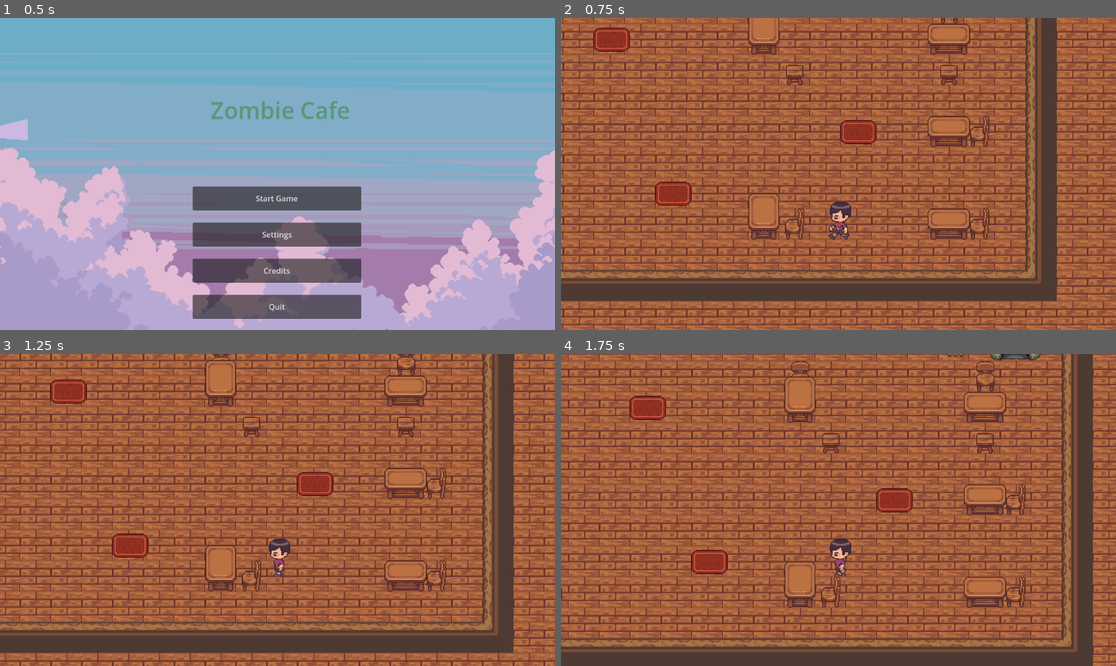
Above: before the commit, frames 1-4 (two rows, left to right).
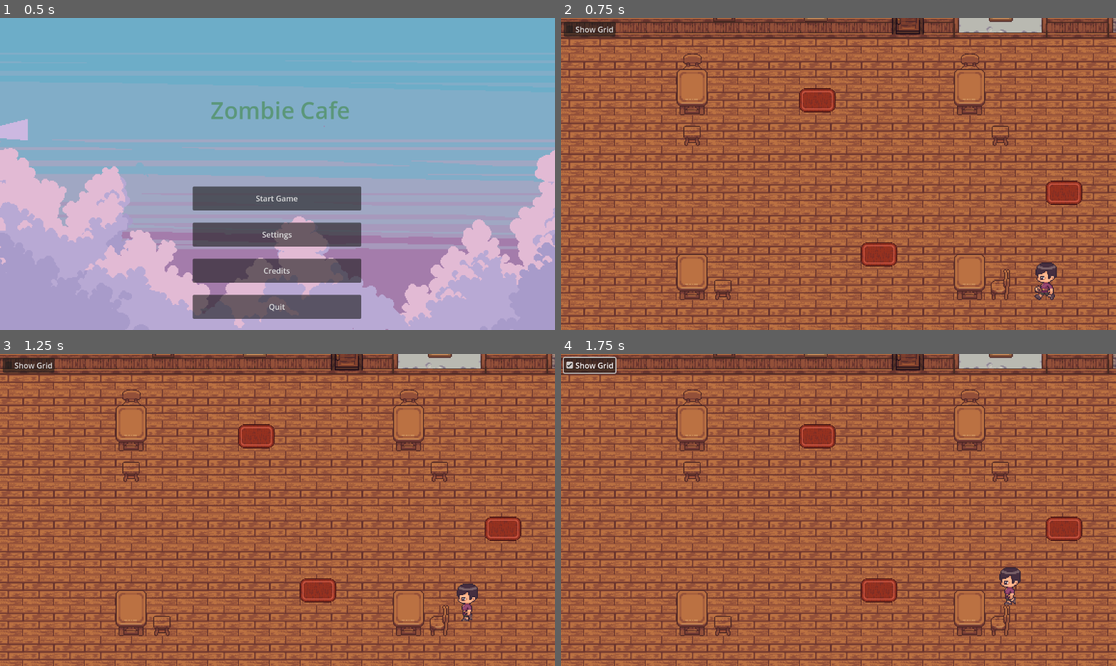
Above: after the commit, the same moments.

Repository: ratgaw/ZombieCafe
Game: Godot game, scene res://Scenes/main_menu.tscn
Two runs of this game, one before a commit and one after it. Both use one fixed random seed, a clock stepped at 60 frames per second and the inputs below.
Inputs (mouse positions are in pixels of both pictures, inside the frame that each line leads up to):
- Up to frame 1 (0.5 s): no input
- Up to frame 2 (0.75 s): click "Start Game" at 0.5 s
- Up to frame 3 (1.25 s): no input
- Up to frame 4 (1.75 s): click (588, 366) at 1.25 s, where only the run after the commit has a clickable "Show Grid"

Frame 1 is identical in both runs. In frame 2, 48% of the frame differs, in the area x 0-100%, y 0-100%; in frame 3, 53%; in frame 4, 55%.
Error after the commit: Invalid access to property or key 'tile_set' on a base object of type 'Nil'. (res://Scripts/cafe_game_screen.gd:14)

Commit message:
Fixing Movement?
Trying to Completely redo movement to be 4 direction, painful.

Diff:
--- a/Main_Menu/Assets/Tiles/cafe_tileset.tres
+++ b/Main_Menu/Assets/Tiles/cafe_tileset.tres
@@ -159,11 +159,17 @@
 texture = ExtResource("3_1qbtk")
 texture_region_size = Vector2i(32, 32)
 4:0/0 = 0
+4:0/0/custom_data_0 = true
 5:0/0 = 0
+5:0/0/custom_data_0 = true
 6:0/0 = 0
+6:0/0/custom_data_0 = true
 7:0/0 = 0
+7:0/0/custom_data_0 = true
 8:0/0 = 0
+8:0/0/custom_data_0 = true
 9:0/0 = 0
+9:0/0/custom_data_0 = true
 10:0/0 = 0
 12:0/0 = 0
 13:0/0 = 0
@@ -172,30 +178,52 @@
 2:1/0 = 0
 3:1/0 = 0
 4:1/0 = 0
+4:1/0/custom_data_0 = true
 5:1/0 = 0
+5:1/0/custom_data_0 = true
 6:1/0 = 0
+6:1/0/custom_data_0 = true
 7:1/0 = 0
+7:1/0/custom_data_0 = true
 9:1/0 = 0
+9:1/0/custom_data_0 = true
 10:1/0 = 0
+10:1/0/custom_data_0 = true
 12:1/0 = 0
+12:1/0/custom_data_0 = true
 4:2/0 = 0
+4:2/0/custom_data_0 = true
 5:2/0 = 0
+5:2/0/custom_data_0 = true
 6:2/0 = 0
+6:2/0/custom_data_0 = true
 7:2/0 = 0
+7:2/0/custom_data_0 = true
 8:2/0 = 0
+8:2/0/custom_data_0 = true
 9:2/0 = 0
+9:2/0/custom_data_0 = true
 10:2/0 = 0
+10:2/0/custom_data_0 = true
 11:2/0 = 0
+11:2/0/custom_data_0 = true
 12:2/0 = 0
+12:2/0/custom_data_0 = true
 10:3/0 = 0
+10:3/0/custom_data_0 = true
 11:3/0 = 0
+11:3/0/custom_data_0 = true
 12:3/0 = 0
+12:3/0/custom_data_0 = true
 1:4/0 = 0
+1:4/0/custom_data_0 = true
 2:5/size_in_atlas = Vector2i(2, 1)
 2:5/0 = 0
 17:6/0 = 0
+17:6/0/custom_data_0 = true
 17:7/size_in_atlas = Vector2i(1, 2)
 17:7/0 = 0
+17:7/0/custom_data_0 = true
 7:8/0 = 0
 8:8/0 = 0
 9:8/0 = 0
@@ -204,32 +232,45 @@
 16:8/0 = 0
 13:1/size_in_atlas = Vector2i(1, 2)
 13:1/0 = 0
+13:1/0/custom_data_0 = true
 2:2/size_in_atlas = Vector2i(2, 3)
 2:2/0 = 0
+2:2/0/custom_data_0 = true
 15:7/size_in_atlas = Vector2i(2, 1)
 15:7/0 = 0
+15:7/0/custom_data_0 = true
 15:6/size_in_atlas = Vector2i(2, 1)
 15:6/0 = 0
+15:6/0/custom_data_0 = true
 14:5/0 = 0
 14:6/0 = 0
 5:3/size_in_atlas = Vector2i(1, 2)
 5:3/0 = 0
+5:3/0/custom_data_0 = true
 6:3/size_in_atlas = Vector2i(1, 2)
 6:3/0 = 0
+6:3/0/custom_data_0 = true
 4:3/size_in_atlas = Vector2i(1, 2)
 4:3/0 = 0
+4:3/0/custom_data_0 = true
 6:5/size_in_atlas = Vector2i(1, 2)
 6:5/0 = 0
+6:5/0/custom_data_0 = true
 5:5/size_in_atlas = Vector2i(1, 2)
 5:5/0 = 0
+5:5/0/custom_data_0 = true
 4:5/size_in_atlas = Vector2i(1, 2)
 4:5/0 = 0
+4:5/0/custom_data_0 = true
 6:7/size_in_atlas = Vector2i(1, 2)
 6:7/0 = 0
+6:7/0/custom_data_0 = true
 5:7/size_in_atlas = Vector2i(1, 2)
 5:7/0 = 0
+5:7/0/custom_data_0 = true
 4:7/size_in_atlas = Vector2i(1, 2)
 4:7/0 = 0
+4:7/0/custom_data_0 = true
 
 [sub_resource type="TileSetAtlasSource" id="TileSetAtlasSource_neeew"]
 texture = ExtResource("3_x5jlv")
@@ -238,11 +279,13 @@
 0:0/size_in_atlas = Vector2i(1, 2)
 0:0/0 = 0
 1:0/0 = 0
+1:0/0/custom_data_0 = true
 2:0/0 = 0
 3:0/0 = 0
 4:0/0 = 0
 5:0/0 = 0
 1:1/0 = 0
+1:1/0/custom_data_0 = true
 
 [sub_resource type="TileSetAtlasSource" id="TileSetAtlasSource_mvqe1"]
 texture = ExtResource("4_x5jlv")
@@ -271,6 +314,8 @@
 
 [resource]
 tile_size = Vector2i(32, 32)
+custom_data_layer_0/name = "Obstacle"
+custom_data_layer_0/type = 1
 sources/1 = SubResource("TileSetAtlasSource_3u5ac")
 sources/2 = SubResource("TileSetAtlasSource_bm6j2")
 sources/5 = SubResource("TileSetAtlasSource_mvqe1")
--- a/Main_Menu/Scenes/cafe_game.tscn
+++ b/Main_Menu/Scenes/cafe_game.tscn
@@ -1,10 +1,11 @@
-[gd_scene load_steps=7 format=4 uid="uid://b166kri0t125b"]
+[gd_scene load_steps=8 format=4 uid="uid://b166kri0t125b"]
 
 [ext_resource type="Script" uid="uid://8dns3g2eg8ct" path="res://Scripts/cafe_game_screen.gd" id="1_4hync"]
 [ext_resource type="TileSet" uid="uid://bbdk2kw5qsuvl" path="res://Assets/Tiles/cafe_tileset.tres" id="1_aygtp"]
 [ext_resource type="Script" uid="uid://bg45mnn3kevs7" path="res://Scripts/cafe_popup_options.gd" id="3_4wyqv"]
 [ext_resource type="AudioStream" uid="uid://clm416pxlbsle" path="res://Assets/Audio/Game Music.mp3" id="4_4wyqv"]
 [ext_resource type="PackedScene" uid="uid://0j31q5h1ra3y" path="res://Scenes/peasant_1.tscn" id="5_0ja1t"]
+[ext_resource type="Script" uid="uid://klqu36oimgyw" path="res://Scenes/grid_display.gd" id="6_0hd55"]
 
 [sub_resource type="NavigationPolygon" id="NavigationPolygon_0ja1t"]
 vertices = PackedVector2Array(-342, 78, 200, 50, 339, 49, 398, 49, 438, 78, 398, -83, 339, -83, -87, -142, -87, -194, 1 …(326 unchanged characters)…
@@ -70,15 +71,15 @@
 autoplay = true
 parameters/looping = true
 
+[node name="TopDownCamera" type="Camera2D" parent="."]
+position = Vector2(40, -67)
+zoom = Vector2(2, 2)
+editor_draw_limits = true
+
 [node name="Customer Area" type="Area2D" parent="."]
 
 [node name="Peasant1" parent="Customer Area" instance=ExtResource("5_0ja1t")]
 position = Vector2(259, 51)
-
-[node name="TopDownCamera" type="Camera2D" parent="Customer Area/Peasant1"]
-position = Vector2(0, -50)
-zoom = Vector2(2, 2)
-editor_draw_limits = true
 
 [node name="Customer Nav Area" type="NavigationRegion2D" parent="Customer Area"]
 navigation_polygon = SubResource("NavigationPolygon_0ja1t")
@@ -127,4 +128,27 @@
 affect_navigation_mesh = true
 carve_navigation_mesh = true
 
+[node name="Grid Display" type="Control" parent="."]
+layout_mode = 3
+anchors_preset = 0
+offset_right = 40.0
+offset_bottom = 40.0
+script = ExtResource("6_0hd55")
+
+[node name="MarginContainer" type="MarginContainer" parent="Grid Display"]
+layout_mode = 0
+offset_left = -245.0
+offset_top = -225.0
+offset_right = -138.0
+offset_bottom = -194.0
+scale = Vector2(0.5, 0.5)
+
+[node name="PanelContainer" type="PanelContainer" parent="Grid Display/MarginContainer"]
+layout_mode = 2
+
+[node name="CheckBox" type="CheckBox" parent="Grid Display/MarginContainer/PanelContainer"]
+layout_mode = 2
+text = "Show Grid"
+
 [connection signal="index_pressed" from="Game Options Menu" to="Game Options Menu" method="_on_index_pressed"]
+[connection signal="toggled" from="Grid Display/MarginContainer/PanelContainer/CheckBox" to="Grid Display" method="toggle_grid_display"]
--- /dev/null
+++ b/Main_Menu/Scenes/grid_display.gd
@@ -0,0 +1,18 @@
+extends Control
+
+var grid: AStarGrid2D:
+	set(v): grid = v; queue_redraw()
+var show_grid_display: bool:
+	set(v): show_grid_display = v; queue_redraw()
+
+func toggle_grid_display(on: bool):
+		show_grid_display = on
+
+func _draw():
+	if not grid or not show_grid_display:
+		return
+	for x in grid.region.size.x:
+		for y in grid.region.size.y:
+			var p = Vector2(x, y)
+			var col = Color(1, 0, 0, 0.3) if grid.is_point_solid(p) else Color(0, 1, 0, 0.3)
+			draw_rect(Rect2(p * grid.cell_size, grid.cell_size), col)
--- a/Main_Menu/Scripts/cafe_game_screen.gd
+++ b/Main_Menu/Scripts/cafe_game_screen.gd
@@ -3,10 +3,24 @@
 @onready var game_options_menu: PopupMenu = $"Game Options Menu"
 @onready var peasant_scene = preload("res://Scenes/peasant_1.tscn")
 @onready var order_station_marker: Marker2D = $"Order Station Marker"
+@onready var grid_display: Control = $"Grid Display"
+@export var map: TileMapLayer
+var astar_grid: AStarGrid2D
 
 
-func _ready() -> void:
-	pass
+
+func _ready():
+	astar_grid = AStarGrid2D.new()
+	astar_grid.cell_size = map.tile_set.tile_size
+	astar_grid.region = Rect2(Vector2.ZERO, ceil(get_viewport_rect().size / astar_grid.cell_size))
+	astar_grid.update()
+
+	for id in map.get_used_cells():
+		var data = map.get_cell_tile_data(id)
+		if data and data.get_custom_data('Obstacle'):
+			astar_grid.set_point_solid(id)
+
+	grid_display.grid = astar_grid
 
 #Activates popup options menu
 func _input(menu_popup: InputEvent) -> void:
--- a/Main_Menu/Scripts/peasant_1.gd
+++ b/Main_Menu/Scripts/peasant_1.gd
@@ -49,6 +49,9 @@
 	_movement(delta)
 
 func _movement(delta):
+
+	if movement.is_navigation_finished():
+		return
 	var mov_pos = movement.get_next_path_position()
 	var mov_dir = global_position.direction_to(mov_pos)
 	var smovement = mov_dir * speed * delta
Not shown, added: Main_Menu/Scenes/grid_display.gd.uid
